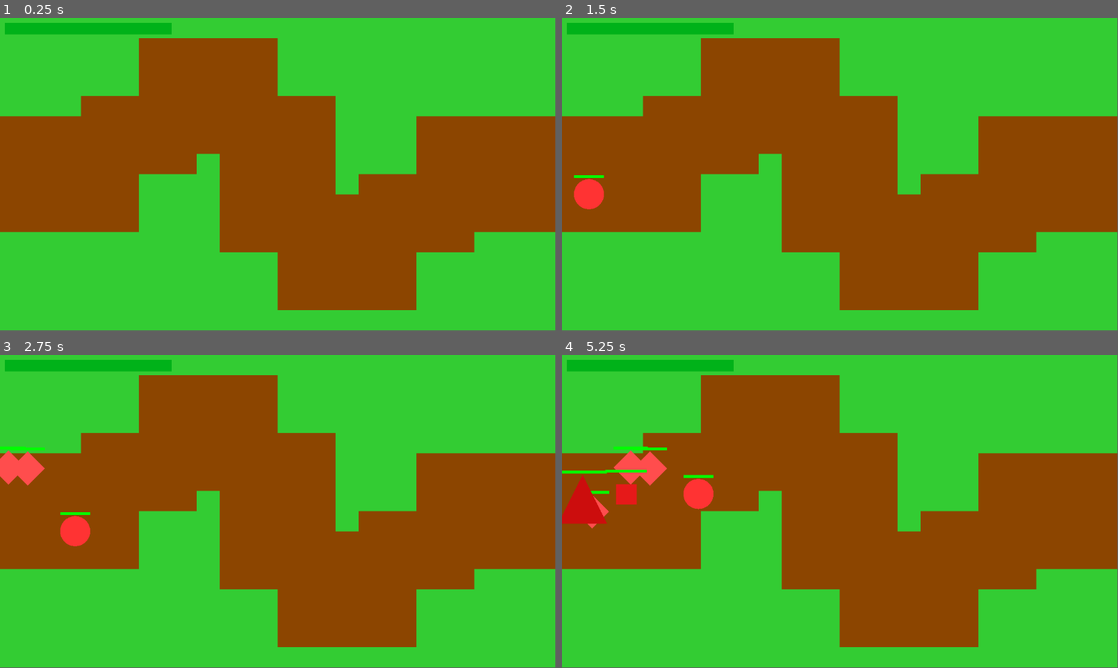
Above: before the commit, frames 1-4 (two rows, left to right).
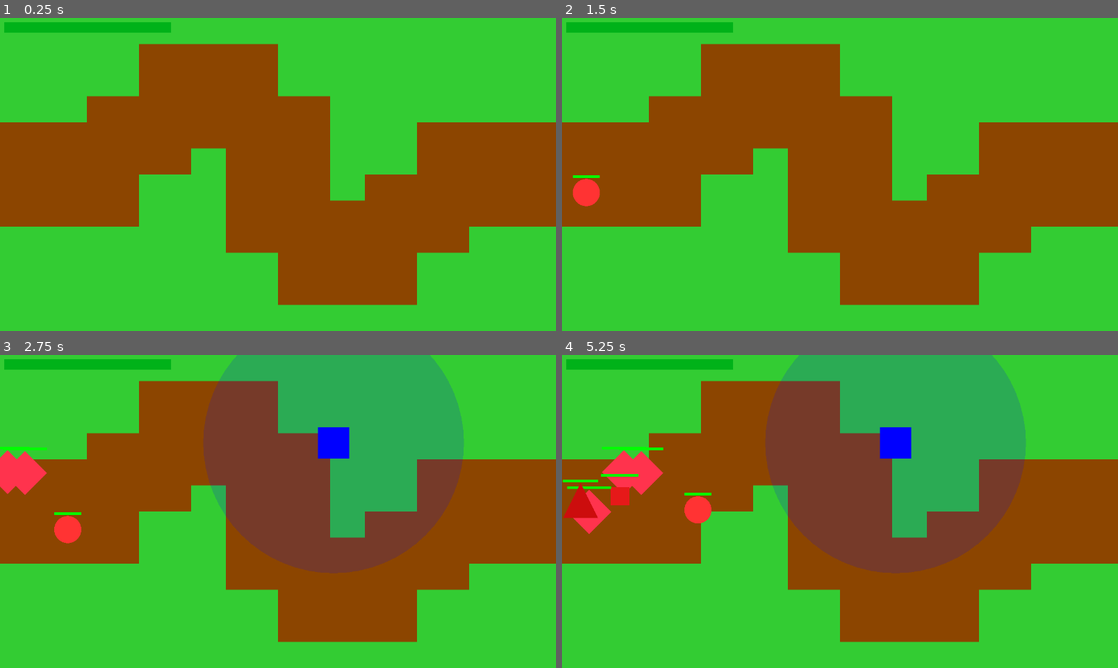
Above: after the commit, the same moments.

Repository: cbarria/TowerDefense
Game: Godot game, scene res://scenes/Main.tscn
Same seed, same stepped clock (60 frames per second), same inputs: the game is played once before the commit and once after it.
Inputs (mouse positions are in pixels of both pictures, inside the frame that each line leads up to):
- Up to frame 1 (0.25 s): no input
- Up to frame 2 (1.5 s): tap Enter at 0.5 s; move the mouse to (962, 158) at 0.52 s; click (962, 158) at 0.67 s; move the mouse to (728, 190) at 1.27 s; click (728, 190) at 1.42 s
- Up to frame 3 (2.75 s): move the mouse to (333, 442) at 2.02 s; click (333, 442) at 2.17 s
- Up to frame 4 (5.25 s): move the mouse to (812, 574) at 2.77 s; click (812, 574) at 2.92 s; move the mouse to (1006, 558) at 3.52 s; click (1006, 558) at 3.67 s; move the mouse to (673, 464) at 4.27 s; click (673, 464) at 4.42 s; move the mouse to (867, 511) at 5.02 s; click (867, 511) at 5.17 s
In our replay, the window is 799x449 before the commit and 800x450 after it. These sizes can differ from the game's own. Grey fills any space a smaller window leaves; there, only what the larger window draws over its background counts as a difference.

The runs differ from the first frame. In frame 1, 4.2% of the frame differs, in the area x 0-100%, y 1-94%; in frame 2, 4.3%; in frame 3, 31%; in frame 4, 33%, in the area x 0-100%, y 0-94%.

Commit message:
value change

Diff:
--- a/project.godot
+++ b/project.godot
@@ -16,6 +16,11 @@
 config/features=PackedStringArray("4.4")
 config/icon="uid://cwgpm6l0yplk6"
 
+[display]
+
+window/size/viewport_width=1280
+window/size/viewport_height=720
+
 [rendering]
 
 textures/vram_compression/import_etc2_astc=true
--- a/scripts/Main.gd
+++ b/scripts/Main.gd
@@ -34,8 +34,8 @@
 var EnemyTypes = [
 	{"shape": EnemyShape.CIRCLE,   "color": Color(1, 0.2, 0.2),   "speed": 80.0, "health": 3, "size": 24, "reward": 7},
 	{"shape": EnemyShape.SQUARE,   "color": Color(0.9, 0.1, 0.1), "speed": 65.0, "health": 4, "size": 33, "reward": 11},
-	{"shape": EnemyShape.TRIANGLE, "color": Color(0.8, 0.05, 0.05), "speed": 95.0, "health": 2, "size": 39, "reward": 4},
-	{"shape": EnemyShape.DIAMOND,  "color": Color(1, 0.3, 0.3),   "speed": 50.0, "health": 5, "size": 27, "reward": 15}
+	{"shape": EnemyShape.TRIANGLE, "color": Color(0.8, 0.05, 0.05), "speed": 95.0, "health": 2, "size": 31, "reward": 4},
+	{"shape": EnemyShape.DIAMOND,  "color": Color(1, 0.2, 0.3),   "speed": 50.0, "health": 6, "size": 39, "reward": 15}
 ]
 
 func _ready():
